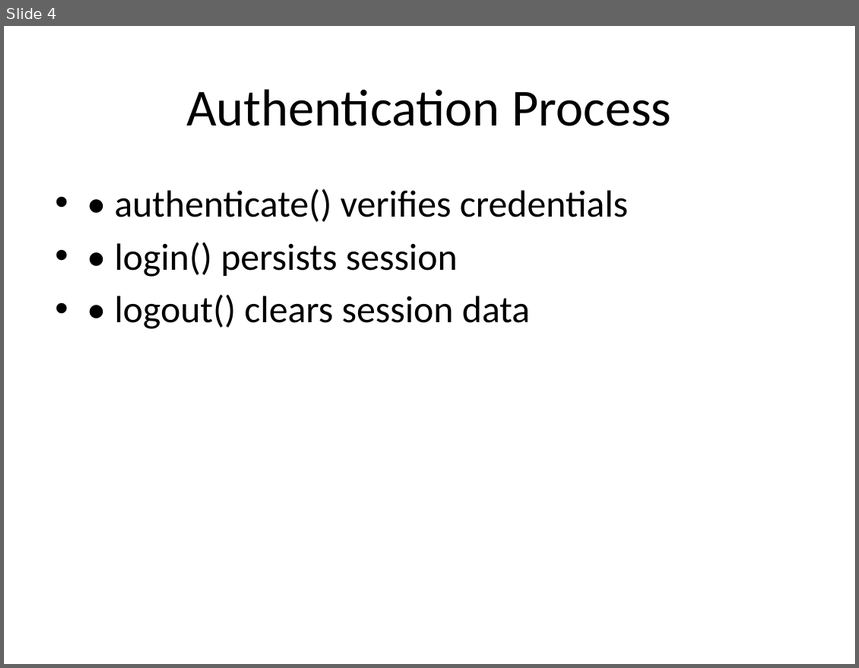
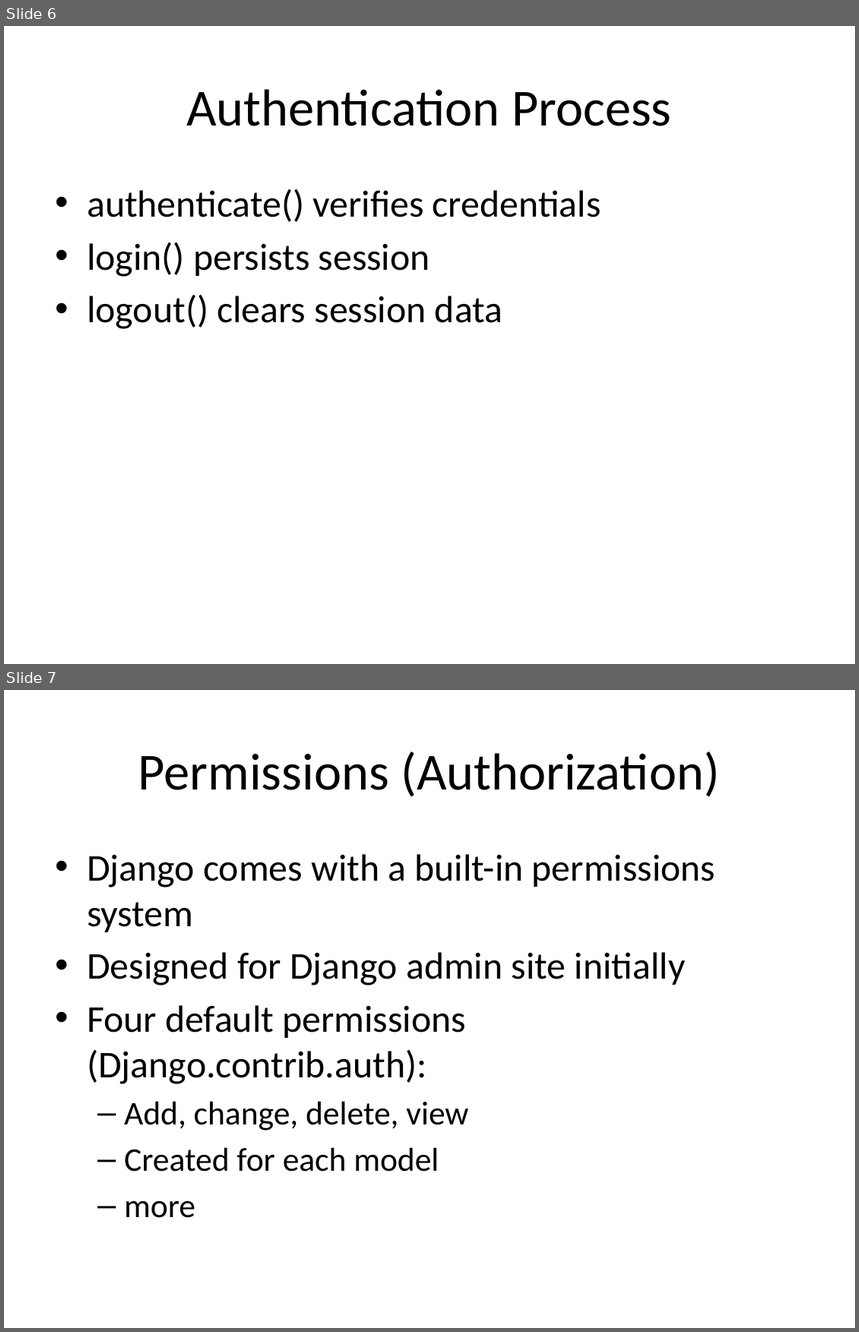
Before and after one commit to seanwhs/Django-Authorization-Crash-Course, a slide deck: django_auth_slides.pptx. Shown one above the other, each under a label of ours: slide 4 before the commit, slides 6 and 7 after it. The pictures are 859x668 and 859x1332 pixels, drawn with LibreOffice and Linux fonts; fonts in the diff are those of the drawing. Boxes give left, top, right and bottom in pixels: in the first picture for what was removed or moved away, otherwise in the second. Text is boxed around its words. In the diff, an @@ line names an element or a change of style, - is before the commit and + after.

```diff
--- a/django_auth_slides.pptx
+++ b/django_auth_slides.pptx
@@ slide 7 added at [4,690,855,1328], background #FFFFFF @@
@@ title added at [139,752,720,797], 44 pt, text #000000 @@
+Permissions (Authorization)
@@ text added at [87,854,716,1218], 32 pt, text #000000 @@
+• Django comes with a built-in permissions system
+• Designed for Django admin site initially
+• Four default permissions (Django.contrib.auth):
+  – Add, change, delete, view
+  – Created for each model
+  – more
@@ what was slide 4 is now slide 6 @@
@@ slide 6 changed as well @@
@@ text at [87,189,601,329]: text changed @@
-• • authenticate() verifies credentials
-• • login() persists session
-• • logout() clears session data
+• authenticate() verifies credentials
+• login() persists session
+• logout() clears session data
```
Also in this commit, not shown: 8 other slides changed, 3 other slides added.
